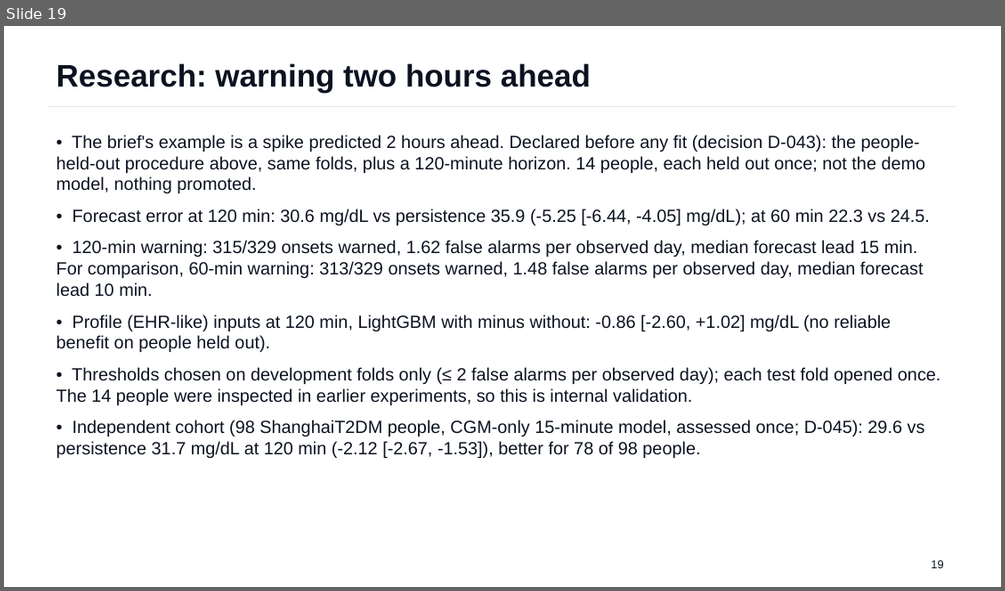
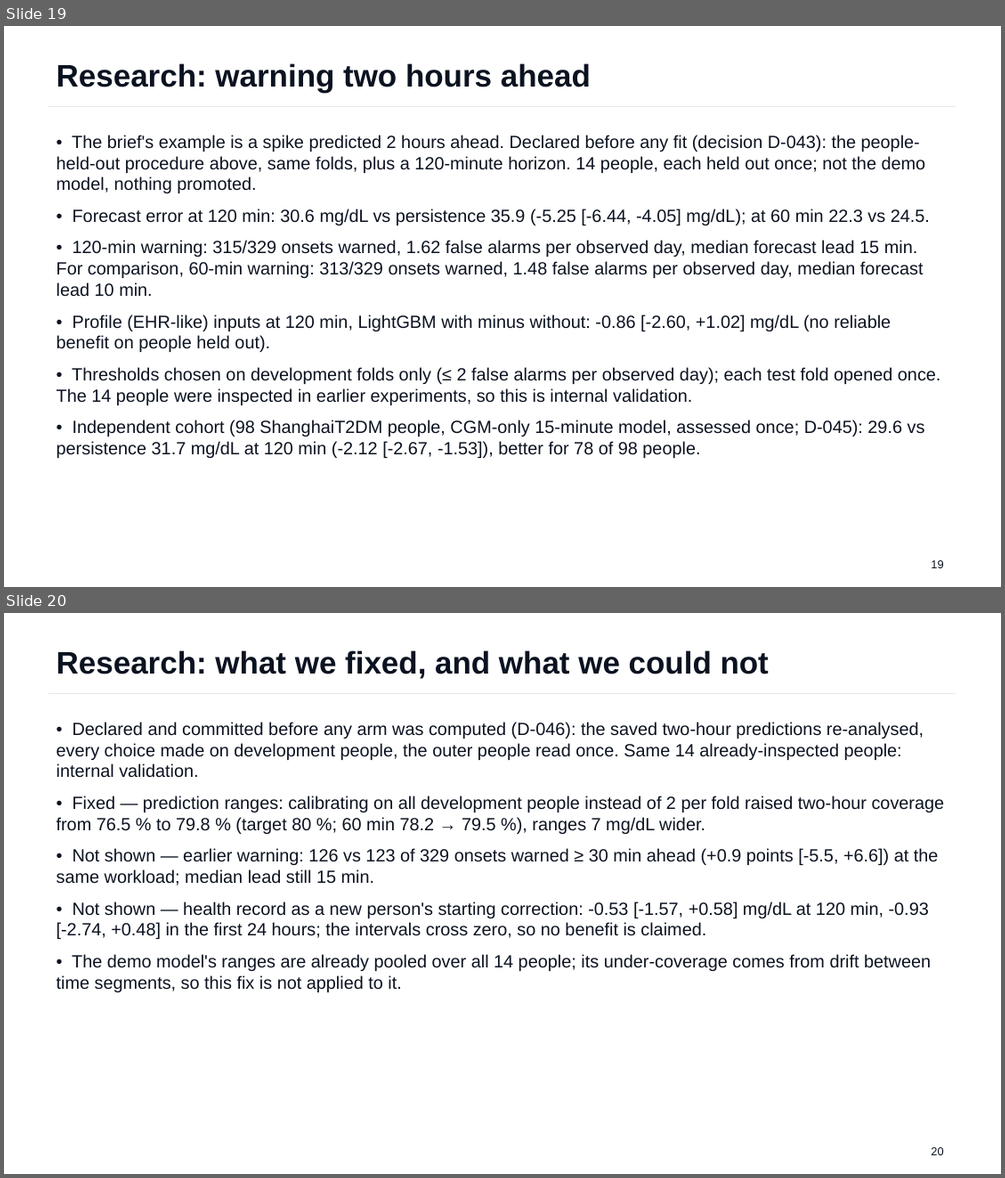
Before and after one commit to Avi36005/DigitalTwin-Challenge-Kryptonite, a slide deck: docs/submission/GlucoTwin_Presentation.pptx. Shown one above the other, each under a label of ours: slide 19 before the commit, slides 19 and 20 after it. The pictures are 1005x591 and 1005x1178 pixels, drawn with LibreOffice and Linux fonts; fonts in the diff are those of the drawing. Boxes give left, top, right and bottom in pixels: in the first picture for what was removed or moved away, otherwise in the second. Text is boxed around its words. In the diff, an @@ line names an element or a change of style, - is before the commit and + after.

```diff
--- a/docs/submission/GlucoTwin_Presentation.pptx
+++ b/docs/submission/GlucoTwin_Presentation.pptx
@@ slide 20 added at <box>4,613,1001,1174</box>, background #FFFFFF @@
@@ text added at <box>57,650,769,679</box>, 30 pt, text #0B1220, bold @@
+Research: what we fixed, and what we could not
@@ line added from (48, 694) to (956, 694), #E3E8EF 0.75 pt @@
@@ text added at <box>57,722,945,992</box>, 17 pt, text #0B1220 @@
+• Declared and committed before any arm was computed (D-046): the saved two-hour predictions re-analysed, every choice made on development people, the outer people read once. Same 14 already-inspected people: internal validation.
+• Fixed — prediction ranges: calibrating on all development people instead of 2 per fold raised two-hour coverage from 76.5 % to 79.8 % (target 80 %; 60 min 78.2 → 79.5 %), ranges 7 mg/dL wider.
+• Not shown — earlier warning: 126 vs 123 of 329 onsets warned ≥ 30 min ahead (+0.9 points [-5.5, +6.6]) at the same workload; median lead still 15 min.
+• Not shown — health record as a new person's starting correction: -0.53 [-1.57, +0.58] mg/dL at 120 min, -0.93 [-2.74, +0.48] in the first 24 hours; the intervals cross zero, so no benefit is claimed.
+• The demo model's ranges are already pooled over all 14 people; its under-coverage comes from drift between time segments, so this fix is not applied to it.
@@ text added at <box>930,1147,943,1155</box>, 11 pt, text #0B1220 @@
+20
```
Also in this commit, not shown: 4 slides changed, 9 other files.
